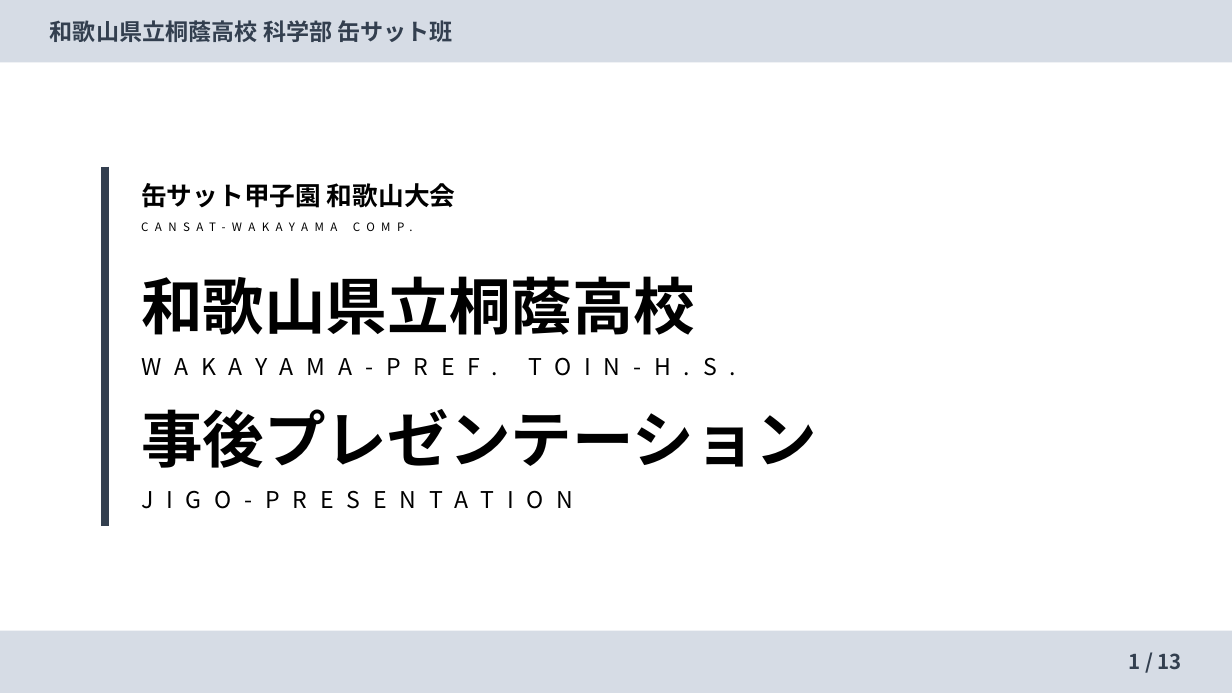
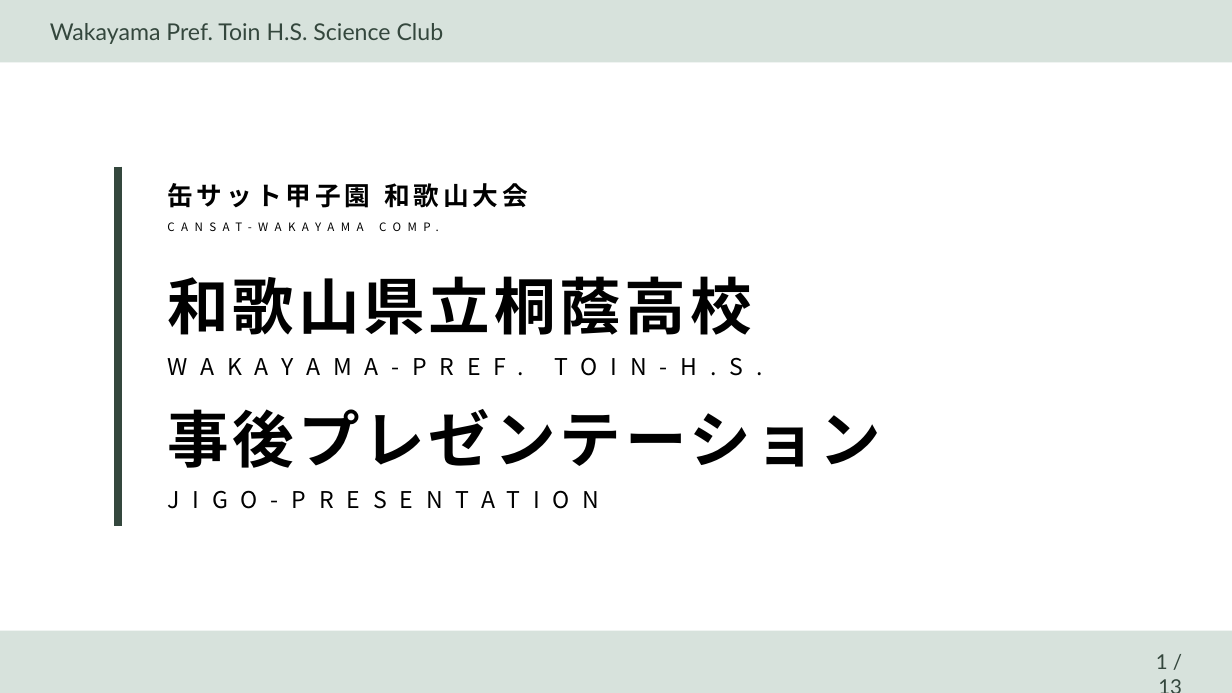
Before and after one commit to nearfactory/2024-toin-cansat, a slide deck: slide 1 of プレゼン/桐蔭-事後プレゼン.pptx. Drawn at 1232x693 pixels with LibreOffice and Linux fonts; fonts in the diff are those of the drawing. Boxes give left, top, right and bottom in pixels: in the first picture for what was removed or moved away, otherwise in the second. Text is boxed around its words. In the diff, an @@ line names an element or a change of style, - is before the commit and + after.

Commit message:
事後プレゼンスライド追加

```diff
--- a/プレゼン/桐蔭-事後プレゼン.pptx
+++ b/プレゼン/桐蔭-事後プレゼン.pptx
@@ rectangle at (0,0,1232,63): fill #D6DCE5 to #D7E2DC @@
@@ text at (50,23,444,44): text changed; font Noto Sans CJK JP to Lato; text colour #333F50 to #34473D; bold off @@
-和歌山県立桐蔭高校 科学部 缶サット班
+Wakayama Pref. Toin H.S. Science Club
@@ line moved from (105, 166) - (105, 527) to (117, 166) - (117, 527) @@
@@ line (117, 166) - (117, 527): stroke #333F50 6 pt to #34473D 6 pt @@
@@ letter spacing 0 to 3 pt in 3 elements at (167,409,881,468), (167,276,751,335), (167,183,528,208) @@
@@ text "缶サット甲子園 和歌山大会": place and size @@
-text "缶サット甲子園 和歌山大会" at (141,183,456,208)
+text "缶サット甲子園 和歌山大会" at (167,183,528,208)
@@ 3 texts: place and size @@
-3 texts at (132,215,717,518)
+3 texts at (158,215,743,518)
@@ text "和歌山県立桐蔭高校": place and size @@
-text "和歌山県立桐蔭高校" at (141,276,695,335)
+text "和歌山県立桐蔭高校" at (167,276,751,335)
@@ text "事後プレゼンテーション": place and size @@
-text "事後プレゼンテーション" at (141,409,817,468)
+text "事後プレゼンテーション" at (167,409,881,468)
@@ rectangle at (0,630,1232,693): fill #D6DCE5 to #D7E2DC @@
@@ text "1 / 13": place and size @@
-text "1 / 13" at (1129,653,1182,670)
+text "1 / 13" at (1156,654,1168,669)
@@ text "1 / 13" at (1156,654,1168,669): font Noto Sans CJK JP to Lato, text colour #333F50 to #34473D, bold off @@
```
Also in this commit, not shown: 12 slides added, 17 other files.
